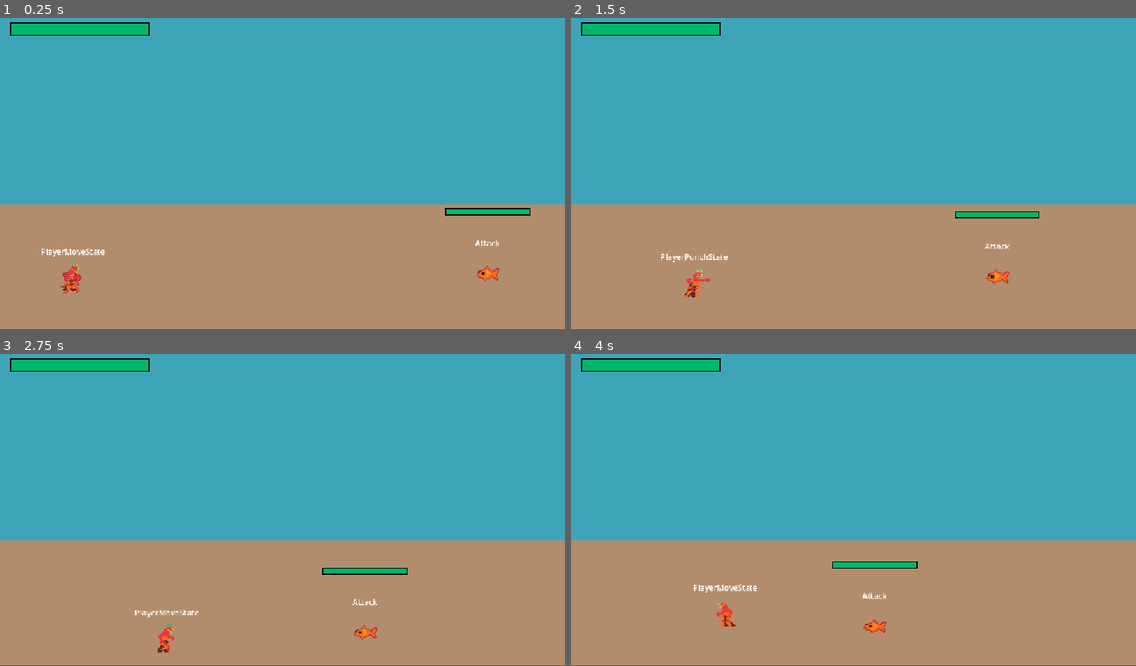
Above: before the commit, frames 1-4 (two rows, left to right).
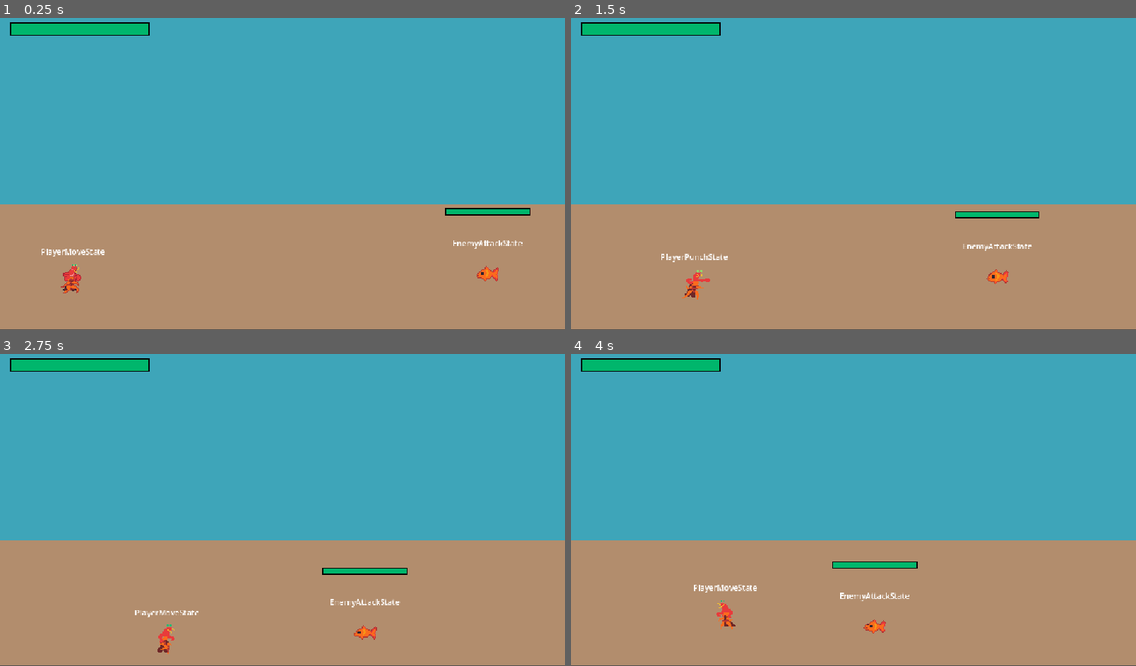
Above: after the commit, the same moments.

Repository: zhang-edward/shrimp-beat-em-up
Game: Godot game, scene res://scenes/Game.tscn
Two runs of this game, one before a commit and one after it. Both use one fixed random seed, a clock stepped at 60 frames per second and the inputs below.
Inputs:
- Up to frame 1 (0.25 s): no input
- Up to frame 2 (1.5 s): hold Right (move_right) 0.53-1.28 s; tap F (attack) at 0.6, 1.35 s; tap Space (jump) at 0.77 s; hold Down (move_down) from 1.28 s (still down)
- Up to frame 3 (2.75 s): tap Space (jump) at 1.52 s; release Down (move_down) at 2.03 s; hold Right (move_right) from 2.03 s (still down); tap F (attack) at 2.1 s
- Up to frame 4 (4 s): release Right (move_right) at 2.78 s; hold Up (move_up) 2.78-3.53 s; tap F (attack) at 2.85, 3.6 s; tap Space (jump) at 3.02, 3.77 s; hold Left (move_left) from 3.53 s (still down)

The runs differ from the first frame. In frame 1, 0.1% of the frame differs, in the area x 80-93%, y 71-85%; in frame 2, 0.2%, in the area x 69-82%, y 72-86%; in frame 3, 0.2%; in frame 4, 0.2%.

Commit message:
Add animations to enemy and add hurt state

Diff:
--- a/prefab/Enemy.tscn
+++ b/prefab/Enemy.tscn
@@ -2,13 +2,14 @@
 
 [ext_resource type="Script" uid="uid://pyemjxradddg" path="res://scripts/Enemy.gd" id="1_f08wl"]
 [ext_resource type="Script" uid="uid://bge0hmqmafyrt" path="res://scripts/fsm/StateMachine.gd" id="2_e3gy8"]
-[ext_resource type="Script" uid="uid://bpe5ra7nyt4xn" path="res://scripts/states/AttackState.gd" id="3_mx2wg"]
-[ext_resource type="Script" uid="uid://duq3i13njmcii" path="res://scripts/states/WanderState.gd" id="4_7mgug"]
 [ext_resource type="Texture2D" uid="uid://mlbn5bvn88iy" path="res://sprites/fish_enemy_1.png" id="4_n3fxy"]
 [ext_resource type="Script" uid="uid://csf7xaemitdcb" path="res://prefab/Hurtbox.gd" id="5_2y5xi"]
 [ext_resource type="Script" uid="uid://do8t1vj4ygsrh" path="res://scripts/fsm/DebugStateMachineLabel.gd" id="5_y7302"]
 [ext_resource type="StyleBox" uid="uid://tu5xpycc3rfh" path="res://prefab/styles/healthbar_bg.tres" id="7_jca2b"]
+[ext_resource type="Script" uid="uid://bukmh6a1bpgy" path="res://scripts/enemy_states/EnemyAttackState.gd" id="7_n3fxy"]
 [ext_resource type="StyleBox" uid="uid://bpb3vlcuriyr1" path="res://prefab/styles/healthbar_fill.tres" id="8_2y5xi"]
+[ext_resource type="Script" uid="uid://cv7crwf5qo2jy" path="res://scripts/enemy_states/EnemyHurtState.gd" id="8_y16dy"]
+[ext_resource type="Script" uid="uid://dbujchdjs5x8u" path="res://scripts/enemy_states/EnemyWanderState.gd" id="9_kkroo"]
 
 [sub_resource type="AtlasTexture" id="AtlasTexture_y16dy"]
 atlas = ExtResource("4_n3fxy")
@@ -23,6 +24,26 @@
 region = Rect2(64, 0, 32, 32)
 
 [sub_resource type="AtlasTexture" id="AtlasTexture_jp6k6"]
+atlas = ExtResource("4_n3fxy")
+region = Rect2(96, 0, 32, 32)
+
+[sub_resource type="AtlasTexture" id="AtlasTexture_n3fxy"]
+atlas = ExtResource("4_n3fxy")
+region = Rect2(224, 0, 32, 32)
+
+[sub_resource type="AtlasTexture" id="AtlasTexture_bl8wq"]
+atlas = ExtResource("4_n3fxy")
+region = Rect2(0, 0, 32, 32)
+
+[sub_resource type="AtlasTexture" id="AtlasTexture_mvow0"]
+atlas = ExtResource("4_n3fxy")
+region = Rect2(32, 0, 32, 32)
+
+[sub_resource type="AtlasTexture" id="AtlasTexture_sxvu5"]
+atlas = ExtResource("4_n3fxy")
+region = Rect2(64, 0, 32, 32)
+
+[sub_resource type="AtlasTexture" id="AtlasTexture_e055q"]
 atlas = ExtResource("4_n3fxy")
 region = Rect2(96, 0, 32, 32)
 
@@ -43,6 +64,31 @@
 }],
 "loop": 1,
 "name": &"default",
+"speed": 5.0
+}, {
+"frames": [{
+"duration": 1.0,
+"texture": SubResource("AtlasTexture_n3fxy")
+}],
+"loop": 1,
+"name": &"hurt",
+"speed": 5.0
+}, {
+"frames": [{
+"duration": 1.0,
+"texture": SubResource("AtlasTexture_bl8wq")
+}, {
+"duration": 1.0,
+"texture": SubResource("AtlasTexture_mvow0")
+}, {
+"duration": 1.0,
+"texture": SubResource("AtlasTexture_sxvu5")
+}, {
+"duration": 1.0,
+"texture": SubResource("AtlasTexture_e055q")
+}],
+"loop": 1,
+"name": &"move",
 "speed": 5.0
 }]
 
@@ -76,6 +122,7 @@
 [node name="AnimatedSprite2D" type="AnimatedSprite2D" parent="." unique_id=847188949]
 scale = Vector2(2, 2)
 sprite_frames = SubResource("SpriteFrames_mod73")
+animation = &"move"
 offset = Vector2(0, -12)
 
 [node name="HurtBox" type="Area2D" parent="AnimatedSprite2D" unique_id=1798380912 node_paths=PackedStringArray("parent")]
@@ -91,16 +138,22 @@
 debug_color = Color(0.7967164, 0.42138872, 0.12490418, 0.41960785)
 
 [node name="StateMachine" type="Node" parent="." unique_id=2094818322]
+unique_name_in_owner = true
 script = ExtResource("2_e3gy8")
-initial_state = NodePath("Attack")
+initial_state = NodePath("EnemyAttackState")
 
-[node name="Wander" type="Node" parent="StateMachine" unique_id=1280282429 node_paths=PackedStringArray("nextState")]
-script = ExtResource("4_7mgug")
-nextState = NodePath("../Attack")
+[node name="EnemyAttackState" type="Node" parent="StateMachine" unique_id=1390354486 node_paths=PackedStringArray("nextState")]
+script = ExtResource("7_n3fxy")
+nextState = NodePath("../EnemyWanderState")
 
-[node name="Attack" type="Node" parent="StateMachine" unique_id=614500442 node_paths=PackedStringArray("nextState")]
-script = ExtResource("3_mx2wg")
-nextState = NodePath("../Wander")
+[node name="EnemyHurtState" type="Node" parent="StateMachine" unique_id=1114880896 node_paths=PackedStringArray("default_state")]
+unique_name_in_owner = true
+script = ExtResource("8_y16dy")
+default_state = NodePath("../EnemyWanderState")
+
+[node name="EnemyWanderState" type="Node" parent="StateMachine" unique_id=1147463591 node_paths=PackedStringArray("nextState")]
+script = ExtResource("9_kkroo")
+nextState = NodePath("../EnemyAttackState")
 
 [node name="DebugStateMachineLabel" type="Label" parent="." unique_id=155363593 node_paths=PackedStringArray("state_machine")]
 anchors_preset = 5
--- a/scripts/Enemy.gd
+++ b/scripts/Enemy.gd
@@ -1,10 +1,14 @@
 class_name Enemy
 extends CharacterBody2D
+
+const AUTO_FACE_PLAYER_RANGE = 200
 
 @export var move_speed := 100.0
 @export var playerRef: Player
 @onready var sprite: AnimatedSprite2D = $AnimatedSprite2D
 @onready var healthbar: ProgressBar = $Healthbar
+@onready var state_machine: StateMachine = %StateMachine
+@onready var hurt_state: EnemyHurtState = %EnemyHurtState
 
 var gravity = ProjectSettings.get_setting("physics/2d/default_gravity")
 var absolute_velocity := Vector2.ZERO
@@ -15,11 +19,27 @@
 func initialize(player: Player) -> void:
 	playerRef = player
 
+func _process(delta: float) -> void:
+	if velocity.length_squared() > 0:
+		sprite.play("move")
+	else:
+		sprite.play("default")
+
+	if velocity.x != 0 and state_machine.state is not EnemyHurtState:
+		sprite.flip_h = velocity.x < 0
+
+	if (playerRef.position - position).length() <= AUTO_FACE_PLAYER_RANGE:
+		sprite.flip_h = position.x > playerRef.position.x
+
+
 func _physics_process(delta: float) -> void:
 	velocity = MovementUtils.scale_velocity(absolute_velocity)
 	move_and_slide()
 
-func damage(amount: int):
+func damage(amount: int, source: Node2D):
 	healthbar.value -= amount
 	if healthbar.value == 0:
 		queue_free()
+
+	var dir = Vector2(position.x - source.position.x, 0)
+	state_machine.transition_to(hurt_state, {"dir": dir})
--- a/scripts/Hitbox.gd
+++ b/scripts/Hitbox.gd
@@ -8,16 +8,18 @@
 var _collision_exceptions := {}
 var _collide_with: CollideableTypes = CollideableTypes.Enemy
 var _damage: int
+var _source: Node2D
 
 @onready var _collision_shape: CollisionShape2D = $CollisionShape2D
 
-func init(pos: Vector2, size: Vector2, lifetime: float, collide_with: CollideableTypes, damage: int):
+func init(pos: Vector2, size: Vector2, lifetime: float, collide_with: CollideableTypes, damage: int, source: Node2D):
 	position = pos
 	_collide_with = collide_with
 	_collision_shape.shape = RectangleShape2D.new()
 	_collision_shape.shape.size = size
 	_life_timer = lifetime
 	_damage = damage
+	_source = source
 	area_entered.connect(_handle_area_entered)
 
 func _process(delta):
@@ -38,4 +40,4 @@
 			player.damage(_damage)
 		elif hurtbox.parent is Enemy and _collide_with == CollideableTypes.Enemy:
 			var enemy = hurtbox.parent as Enemy
-			enemy.damage(_damage)
+			enemy.damage(_damage, _source)
--- a/scripts/enemy_states/AttackState.gd
+++ b/scripts/enemy_states/EnemyAttackState.gd
@@ -1,6 +1,6 @@
 # Represents the state where the enemy is chasing and attacking the player.
-class_name AttackState
-extends State
+class_name EnemyAttackState
+extends EnemyState
 
 const ATTACK_RANGE_X := 100.0
 const ATTACK_RANGE_Y := 20.0
@@ -17,7 +17,6 @@
 	state_timer = STATE_DURATION_SECONDS
 
 func update(_delta: float) -> void:
-	var enemy = entity as Enemy
 	var player = enemy.playerRef
 
 	enemy.absolute_velocity.x = sign(player.global_position.x - enemy.global_position.x) * enemy.move_speed \
@@ -40,7 +39,7 @@
 			var hitbox = hitbox_scene.instantiate()
 			enemy.add_child(hitbox)
 			var hitbox_offset = Vector2(-50, 0) if enemy.sprite.flip_h else Vector2(50, 0)
-			hitbox.init(hitbox_offset, Vector2(64, 64), 0.25, Hitbox.CollideableTypes.Player, 10)
+			hitbox.init(hitbox_offset, Vector2(64, 64), 0.25, Hitbox.CollideableTypes.Player, 10, enemy)
 		else:
 			attack_timer -= _delta
 
--- /dev/null
+++ b/scripts/enemy_states/EnemyHurtState.gd
@@ -0,0 +1,24 @@
+class_name EnemyHurtState
+extends EnemyState
+
+const BASE_KNOCKBACK := 100
+const HITSTUN_SECONDS := 0.5
+
+@export var default_state: State
+var hitstun_timer = 0
+
+func enter(msg := {}):
+	var dir: Vector2 = msg["dir"] if msg.has("dir") else Vector2.ZERO
+	enemy.absolute_velocity = dir.normalized() * BASE_KNOCKBACK
+	hitstun_timer = HITSTUN_SECONDS
+
+func update(delta: float) -> void:
+	enemy.absolute_velocity *= 0.9
+	enemy.sprite.play("hurt")
+
+	hitstun_timer -= delta
+	if hitstun_timer <= 0:
+		state_machine.transition_to(default_state)
+
+func exit() -> void:
+	enemy.velocity = Vector2.ZERO
--- /dev/null
+++ b/scripts/enemy_states/EnemyState.gd
@@ -0,0 +1,4 @@
+class_name EnemyState
+extends State
+
+@onready var enemy: Enemy = entity as Enemy
--- a/scripts/enemy_states/WanderState.gd
+++ b/scripts/enemy_states/EnemyWanderState.gd
@@ -1,5 +1,5 @@
-class_name WanderState
-extends State
+class_name EnemyWanderState
+extends EnemyState
 
 const WANDER_TIME_SECONDS_MAX := 3.0
 const WANDER_TIME_SECONDS_MIN := 1.0
@@ -21,8 +21,6 @@
 	random_direction = Vector2.ZERO
 
 func update(_delta: float) -> void:
-	var enemy = entity as Enemy
-
 	state_timer -= _delta
 	if state_timer <= 0.0:
 		state_machine.transition_to(nextState)
--- a/scripts/player_states/PlayerPunchState.gd
+++ b/scripts/player_states/PlayerPunchState.gd
@@ -19,7 +19,7 @@
 	var hitbox = hitbox_scene.instantiate()
 	player.add_child(hitbox)
 	var hitbox_offset = Vector2(-50, -16) if player.sprite.flip_h else Vector2(50, -16)
-	hitbox.init(hitbox_offset, Vector2(64, 64), 0.25, Hitbox.CollideableTypes.Enemy, 10)
+	hitbox.init(hitbox_offset, Vector2(64, 64), 0.25, Hitbox.CollideableTypes.Enemy, 10, player)
 
 	var anim = "punch_" + str(combo_index)
 	player.sprite.play(anim)
Not shown, removed: scripts/enemy_states/AttackState.gd.uid
Not shown, added: scripts/enemy_states/EnemyAttackState.gd.uid
Not shown, added: scripts/enemy_states/EnemyHurtState.gd.uid
Not shown, added: scripts/enemy_states/EnemyState.gd.uid
Not shown, added: scripts/enemy_states/EnemyWanderState.gd.uid
Not shown, removed: scripts/enemy_states/WanderState.gd.uid
